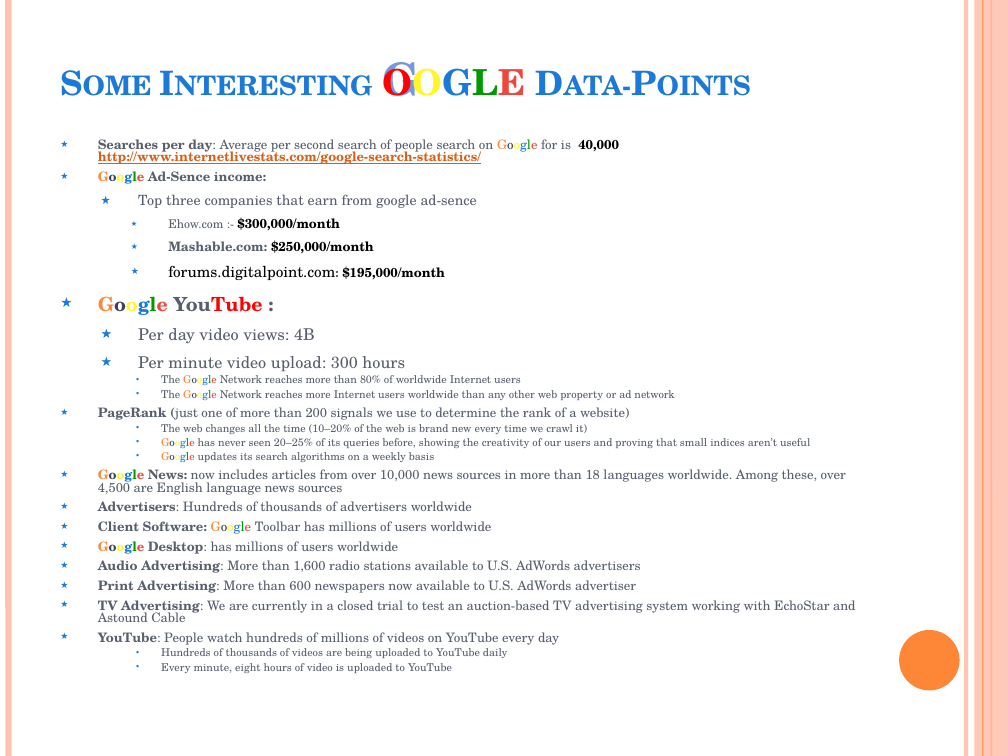
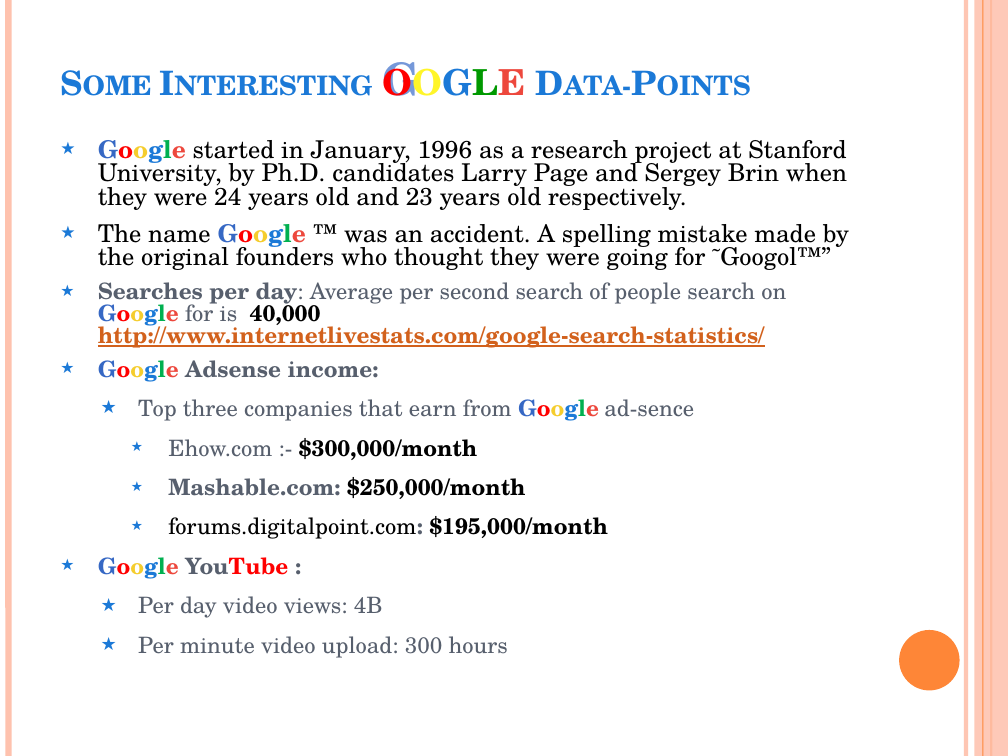
Before and after one commit to sanjayV/js_fundamentals, a slide deck: slide 7 of google/about_google_sanjay.pptx (slide 5 before the commit). Drawn at 1008x756 pixels with LibreOffice and Linux fonts; fonts in the diff are those of the drawing. Boxes give left, top, right and bottom in pixels: in the first picture for what was removed or moved away, otherwise in the second. Text is boxed around its words. In the diff, an @@ line names an element or a change of style, - is before the commit and + after.

Commit message:
updated google doc

```diff
--- a/google/about_google_sanjay.pptx
+++ b/google/about_google_sanjay.pptx
@@ text at box(98, 140, 849, 270): paragraphs added @@
+★ Google started in January, 1996 as a research project at Stanford University, by Ph.D. candidates Larry Page and Sergey Brin when they were 24 years old and 23 years old respectively.
+★ The name Google ™ was an accident. A spelling mistake made by the original founders who thought they were going for ˜Googol™”
@@ text at box(98, 282, 786, 658): size 9.3 to 16.1 pt in "Searches per day: Average per second search ...", "$300,000/month", "Mashable.com: $250,000/month", "forums.digitalpoint.com: $195,000/month"; text colour #FE8637 to #3668C4, text colour #3B435B to #FF0000, text colour #FFF529 to #F5CD2D, text colour #009900 to #00B050 in "Google", "Google"; bold on in "Google"; size 8.5 to 16.1 pt in "Ehow.com :-"; size 10.8 to 16.1 pt in "forums.digitalpoint.com:"; size 13.9 to 16.1 pt in "Google YouTube :"; size 11.6 to 16.1 pt in "Per day video views: 4B", "Per minute video upload: 300 hours"; more space between paragraphs @@
@@ text at box(98, 360, 694, 421): text changed; size 10.1 to 16.1 pt @@
-★ Google Ad-Sence income:
-  ★ Top three companies that earn from google ad-sence
+★ Google Adsense income:
+  ★ Top three companies that earn from Google ad-sence
@@ text at box(98, 375, 856, 673): paragraphs removed @@
-  • The Google Network reaches more than 80% of worldwide Internet users
-  • The Google Network reaches more Internet users worldwide than any other web property or ad network
-★ PageRank (just one of more than 200 signals we use to determine the rank of a website)
-  • The web changes all the time (10–20% of the web is brand new every time we crawl it)
-  • Google has never seen 20–25% of its queries before, showing the creativity of our users and proving that small indices aren’t useful
-  • Google updates its search algorithms on a weekly basis
-★ Google News: now includes articles from over 10,000 news sources in more than 18 languages worldwide. Among these, over 4,500 are English language news sources
-★ Advertisers: Hundreds of thousands of advertisers worldwide
-★ Client Software: Google Toolbar has millions of users worldwide
-★ Google Desktop: has millions of users worldwide
-★ Audio Advertising: More than 1,600 radio stations available to U.S. AdWords advertisers
-★ Print Advertising: More than 600 newspapers now available to U.S. AdWords advertiser
-★ TV Advertising: We are currently in a closed trial to test an auction-based TV advertising system working with EchoStar and Astound Cable
-★ YouTube: People watch hundreds of millions of videos on YouTube every day
-  • Hundreds of thousands of videos are being uploaded to YouTube daily
-  • Every minute, eight hours of video is uploaded to YouTube
```
Also in this commit, not shown: 1 other slide changed, 2 slides added.
